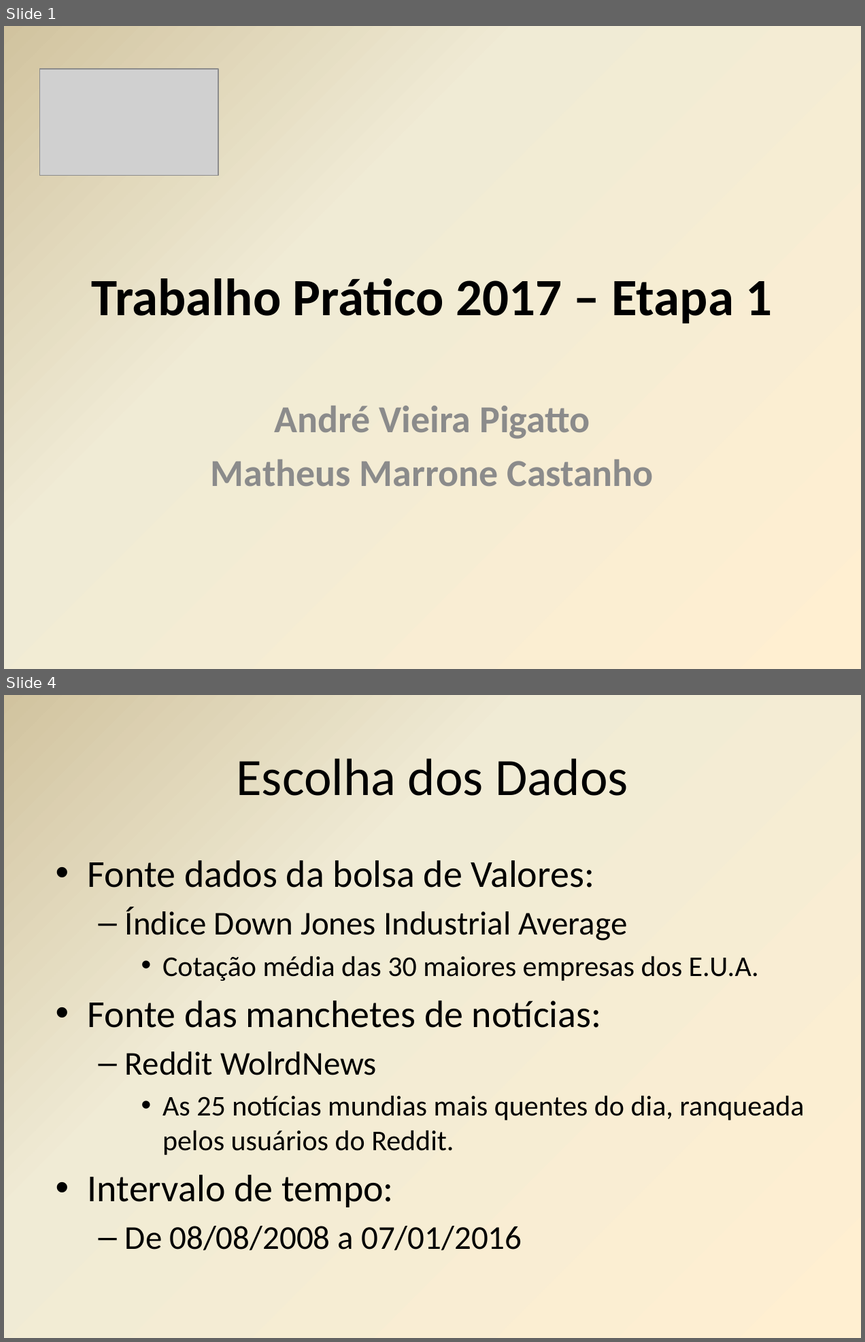
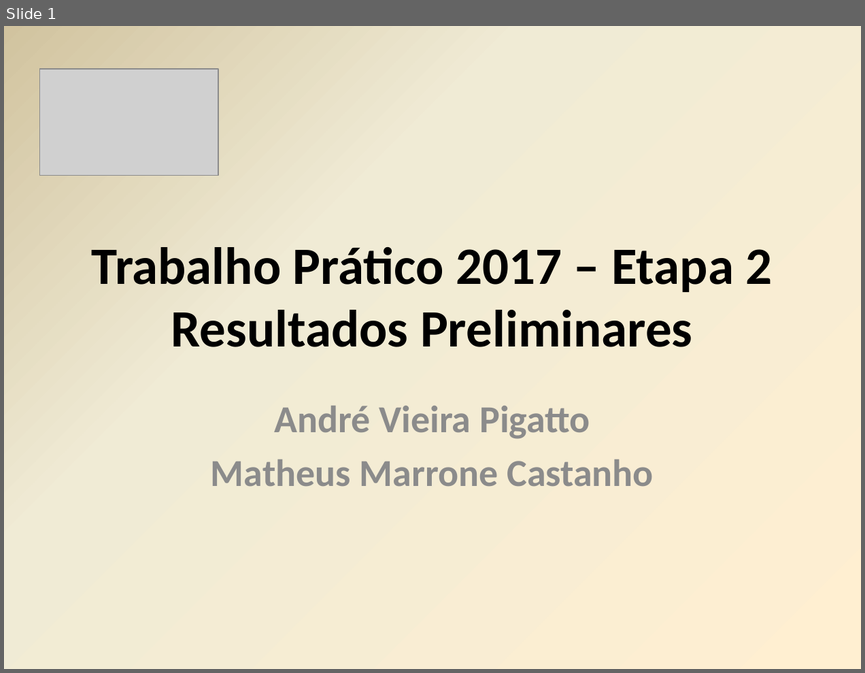
Before and after one commit to mmcastanho/python_kdd, a slide deck: Etapa1_Andre_Matheus.pptx. Shown one above the other, each under a label of ours: slides 1 and 4 before the commit, slide 1 after it; the slides between them are not shown. The pictures are 865x1342 and 865x673 pixels, drawn with LibreOffice and Linux fonts; fonts in the diff are those of the drawing; grey boxes stand for pictures. Boxes give left, top, right and bottom in pixels: in the first picture for what was removed or moved away, otherwise in the second. Text is boxed around its words. In the diff, an @@ line names an element or a change of style, - is before the commit and + after.

```diff
--- a/Etapa1_Andre_Matheus.pptx
+++ b/Etapa1_Andre_Matheus.pptx
@@ slide 4 removed at [4,695,861,1338], background gradient #FFEFD1 to #F0EBD5 to #D1C39F @@
@@ title removed at [236,758,628,796] @@
-Escolha dos Dados
@@ text removed at [88,860,804,1250] @@
-• Fonte dados da bolsa de Valores:
-  – Índice Down Jones Industrial Average
-    • Cotação média das 30 maiores empresas dos E.U.A.
-• Fonte das manchetes de notícias:
-  – Reddit WolrdNews
-    • As 25 notícias mundias mais quentes do dia, ranqueada pelos usuários do Reddit.
-• Intervalo de tempo:
-  – De 08/08/2008 a 07/01/2016
@@ slide 1 changed as well @@
@@ title at [92,247,772,347]: text changed @@
-Trabalho Prático 2017 – Etapa 1
+Trabalho Prático 2017 – Etapa 2
+Resultados Preliminares
```
Also in this commit, not shown: 3 other slides changed, 6 slides added, 4 other slides removed, 3 other files.
